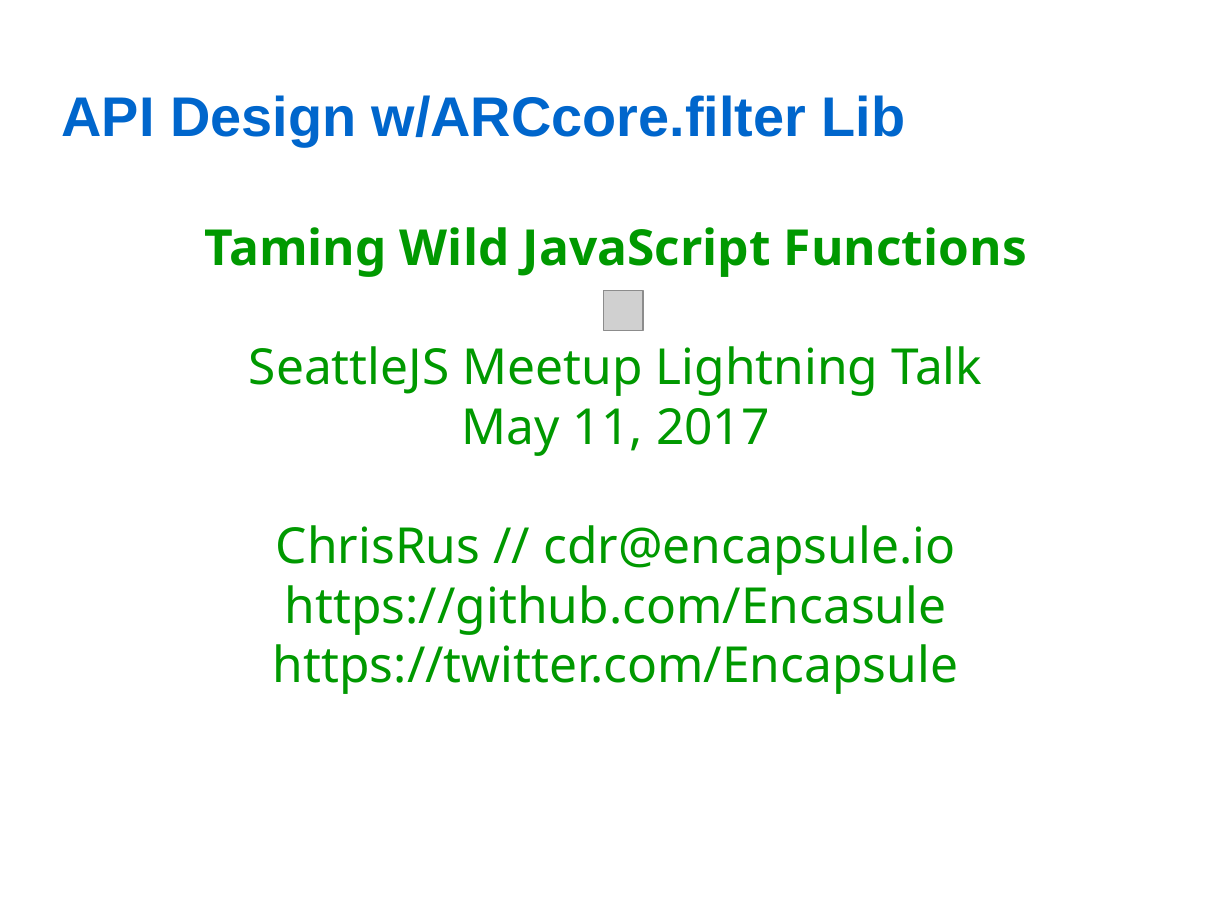
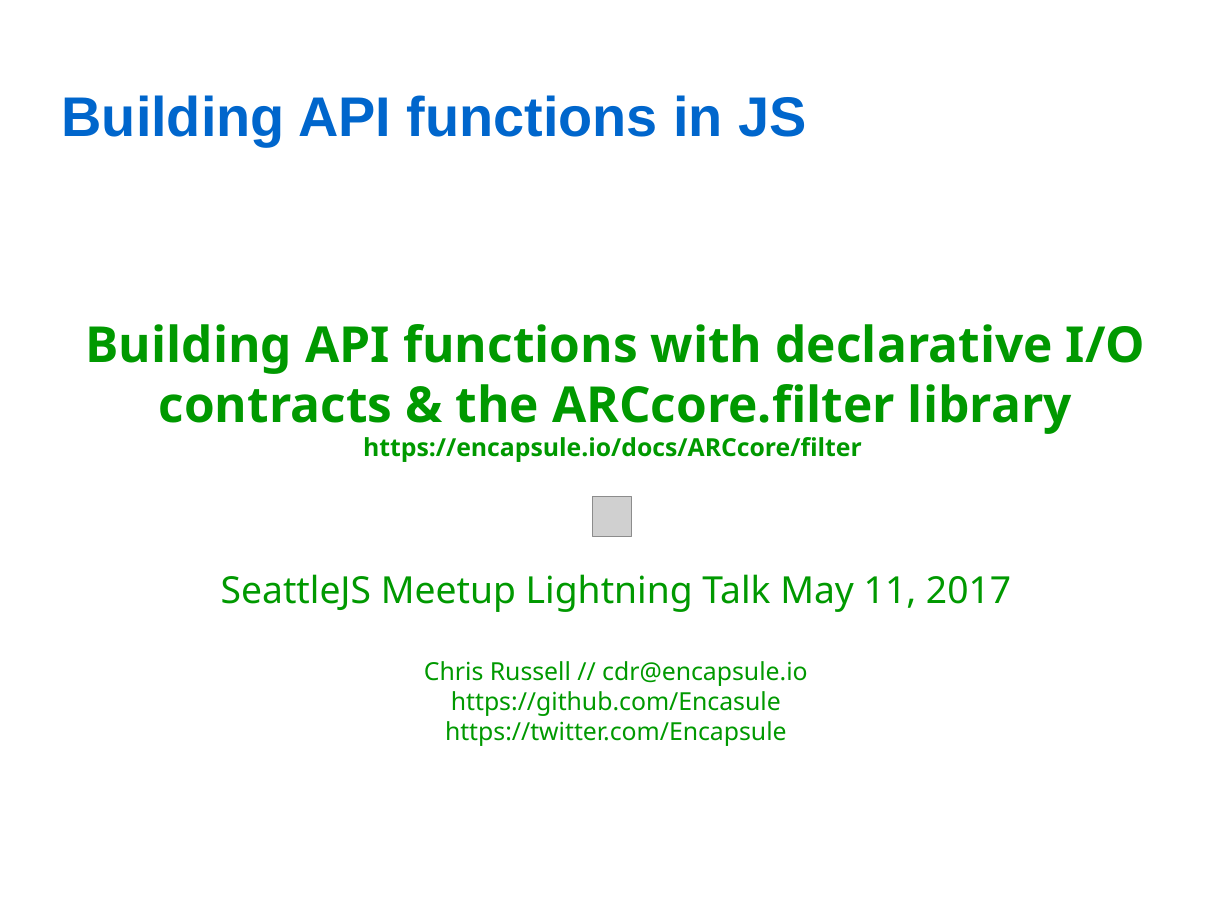
Before and after one commit to Encapsule-Annex/seattlejs-meetup-2017-may-filter-lib, a slide deck: slide 1 of SeattleJS-2017.05.11-ARCcore.filter.odp. Drawn at 1232x924 pixels with LibreOffice and Linux fonts; fonts in the diff are those of the drawing; grey boxes stand for pictures; background and template pictures are left out. Boxes give left, top, right and bottom in pixels: in the first picture for what was removed or moved away, otherwise in the second. Text is boxed around its words. In the diff, an @@ line names an element or a change of style, - is before the commit and + after.

Commit message:
Presentation for 2017.05.11 SeattleJS

```diff
--- a/SeattleJS-2017.05.11-ARCcore.filter.odp
+++ b/SeattleJS-2017.05.11-ARCcore.filter.odp
@@ title at box(62, 95, 806, 146): text changed @@
-API Design w/ARCcore.filter Lib
+Building API functions in JS
@@ subtitle at box(85, 324, 1145, 746): text changed; size 32 to 16 pt @@
-Taming Wild JavaScript Functions
-SeattleJS Meetup Lightning Talk
-May 11, 2017
-ChrisRus // cdr@encapsule.io
-https://github.com/Encasule
-https://twitter.com/Encapsule
+Building API functions with declarative I/O contracts & the ARCcore.filter library
+https://encapsule.io/docs/ARCcore/filter
+SeattleJS Meetup Lightning Talk May 11, 2017
+Chris Russell // cdr@encapsule.io
+https://github.com/Encasule
+https://twitter.com/Encapsule
@@ picture: place and size @@
-picture at box(604, 291, 644, 331)
+picture at box(593, 496, 633, 537)
```
Also in this commit, not shown: 4 other slides changed, 5 slides added, 3 slides removed.
